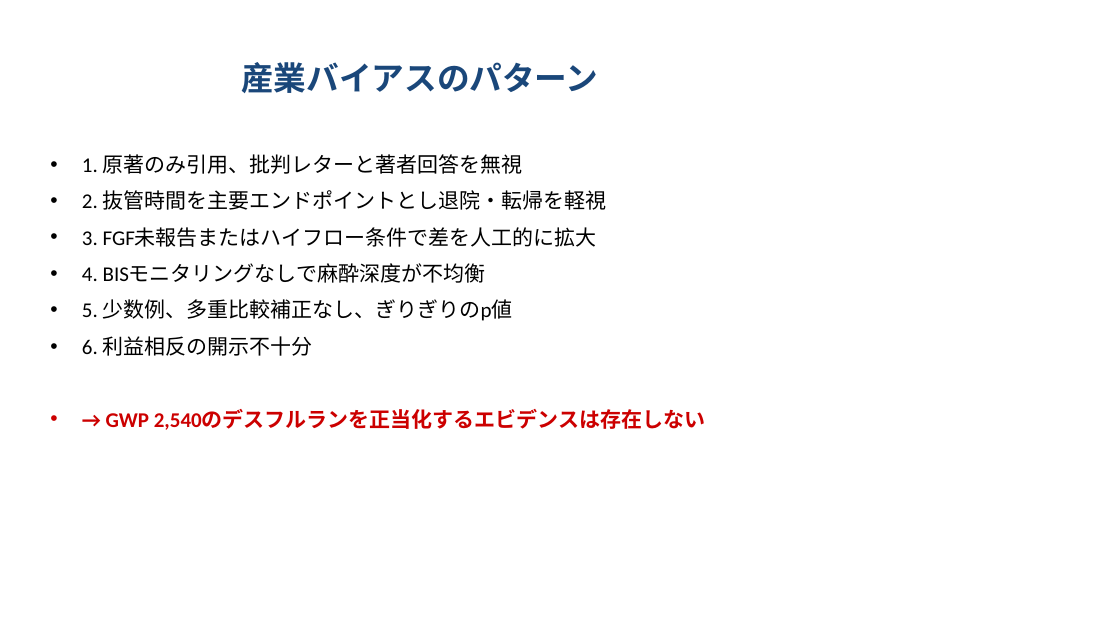
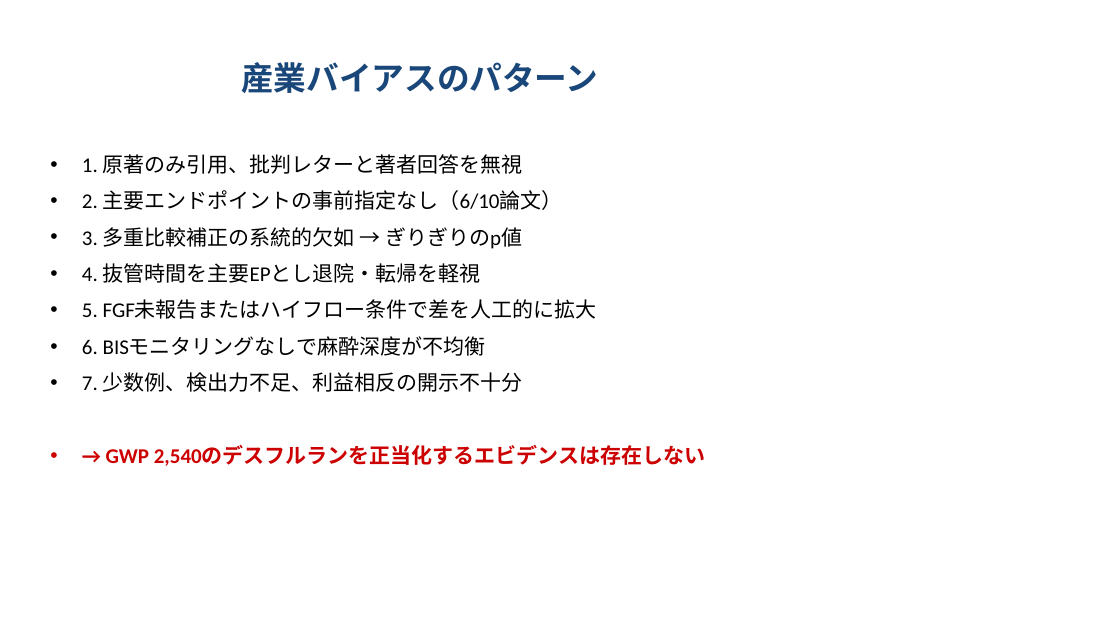
Before and after one commit to bougtoir/kotha-rct-decomposition, a slide deck: slide 13 of desflurane_critical_appraisal/output/desflurane_critical_appraisal_ja.pptx. Drawn at 1120x630 pixels with LibreOffice and Linux fonts; fonts in the diff are those of the drawing. Boxes give left, top, right and bottom in pixels: in the first picture for what was removed or moved away, otherwise in the second. Text is boxed around its words. In the diff, an @@ line names an element or a change of style, - is before the commit and + after.

```diff
--- a/desflurane_critical_appraisal/output/desflurane_critical_appraisal_ja.pptx
+++ b/desflurane_critical_appraisal/output/desflurane_critical_appraisal_ja.pptx
@@ text at [82,190,597,392]: text changed @@
-• 2. 抜管時間を主要エンドポイントとし退院・転帰を軽視
-• 3. FGF未報告またはハイフロー条件で差を人工的に拡大
-• 4. BISモニタリングなしで麻酔深度が不均衡
-• 5. 少数例、多重比較補正なし、ぎりぎりのp値
-• 6. 利益相反の開示不十分
+• 2. 主要エンドポイントの事前指定なし（6/10論文）
+• 3. 多重比較補正の系統的欠如 → ぎりぎりのp値
+• 4. 抜管時間を主要EPとし退院・転帰を軽視
+• 5. FGF未報告またはハイフロー条件で差を人工的に拡大
+• 6. BISモニタリングなしで麻酔深度が不均衡
+• 7. 少数例、検出力不足、利益相反の開示不十分
```
Also in this commit, not shown: 2 other slides changed, 3 other files.
